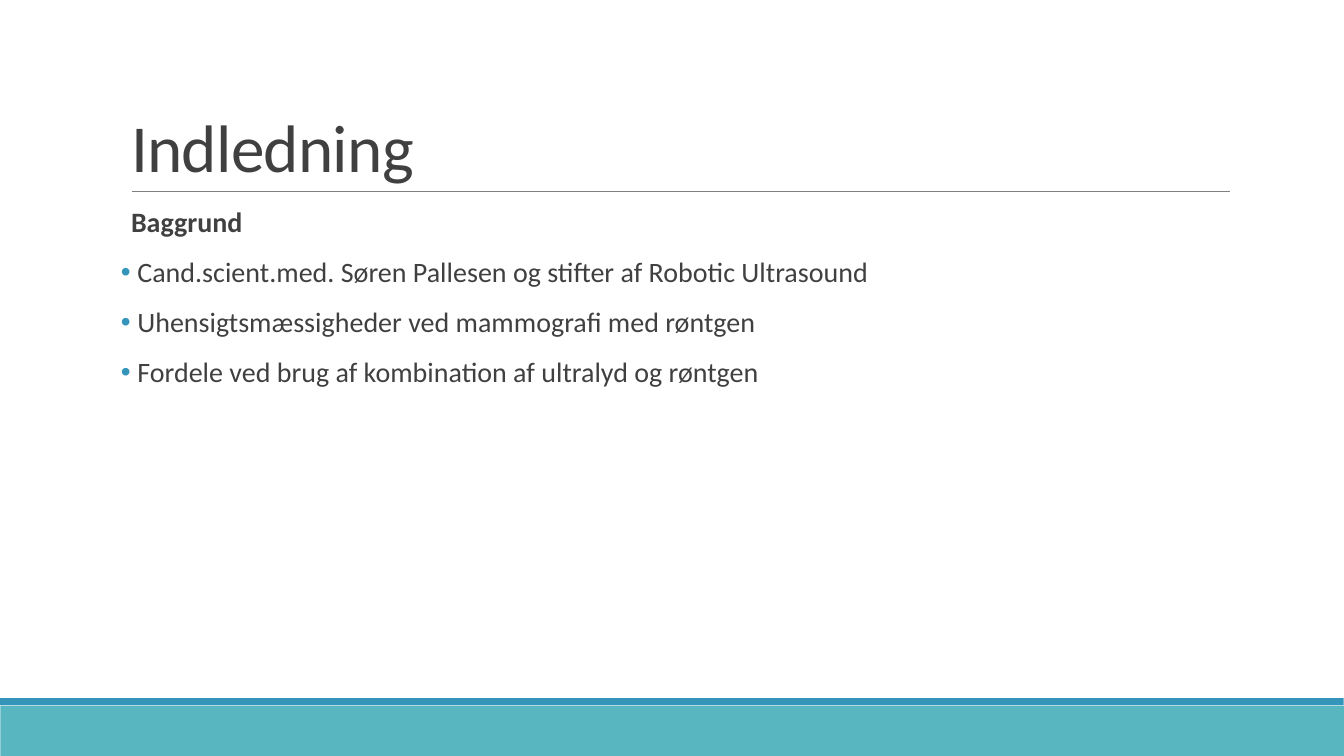
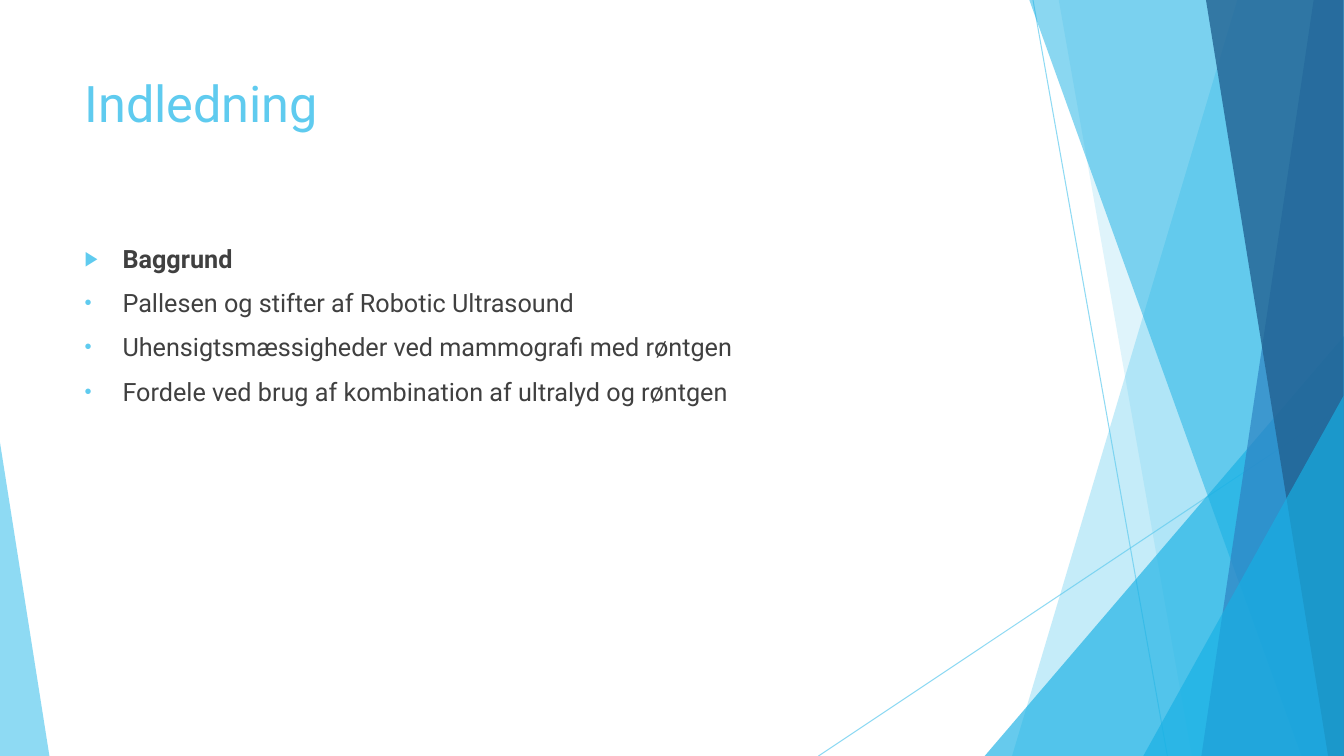
Before and after one commit to zeroregard/Automatic-Sonography, a slide deck: slide 3 of Præsentation_Eksamen.pptx. Drawn at 1344x756 pixels with LibreOffice and Linux fonts; fonts in the diff are those of the drawing. Boxes give left, top, right and bottom in pixels: in the first picture for what was removed or moved away, otherwise in the second. Text is boxed around its words. In the diff, an @@ line names an element or a change of style, - is before the commit and + after.

```diff
--- a/Præsentation_Eksamen.pptx
+++ b/Præsentation_Eksamen.pptx
@@ title "Indledning": place and size @@
-title "Indledning" at [131,125,414,184]
+title "Indledning" at [85,84,318,133]
@@ title "Indledning" at [85,84,318,133]: size 48 to 36 pt, font Calibri to Roboto, text colour #404040 to #5FCBEF, letter spacing -0.5 to 0 pt; line spacing 0.85 to 1; vertical alignment bottom to top @@
@@ line removed from (132, 192) to (1231, 192) @@
@@ text "Baggrund": place and size @@
-text "Baggrund" at [131,212,867,387]
+text "Baggrund" at [123,249,732,407]
@@ text at [123,249,732,407]: size 20 to 18 pt, font Calibri to Roboto in "Baggrund", "Uhensigtsmæssigheder ved mammografi med røntgen", "Fordele ved brug af kombination af ultralyd ..."; bullet   to ▶; line spacing 0.9 to 1; less space between paragraphs; bullet colour #3494BA to #5FCBEF; indent changed @@
@@ text at [123,293,574,318]: text changed; size 20 to 18 pt; font Calibri to Roboto @@
-• Cand.scient.med. Søren Pallesen og stifter af Robotic Ultrasound
+• Pallesen og stifter af Robotic Ultrasound
@@ group added at [0,0,1344,756]: 5 freeform shapes, 3 triangles, 2 lines @@
@@ rectangle removed at [0,706,1344,756] @@
@@ rectangle removed at [0,699,1344,706] @@
```
Also in this commit, not shown: 12 other slides changed, 1 slide added, 1 slide removed, 1 other file.
